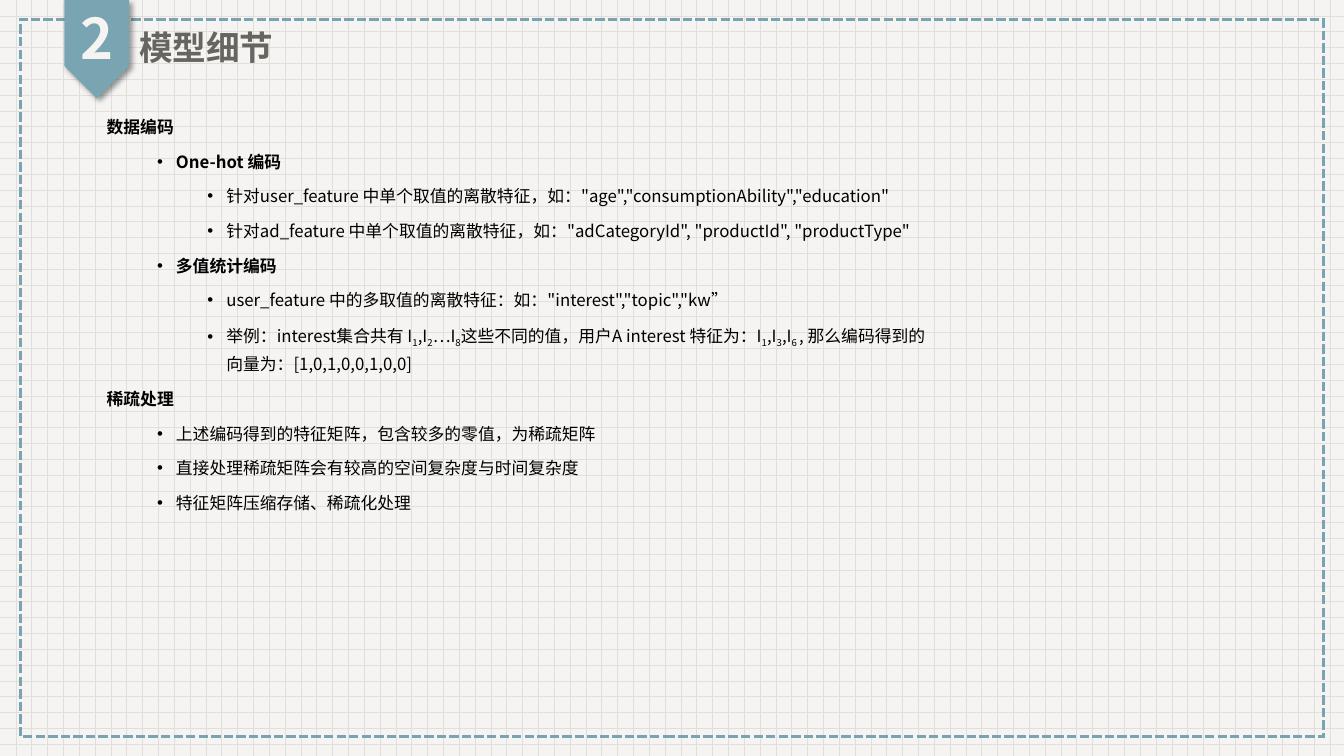
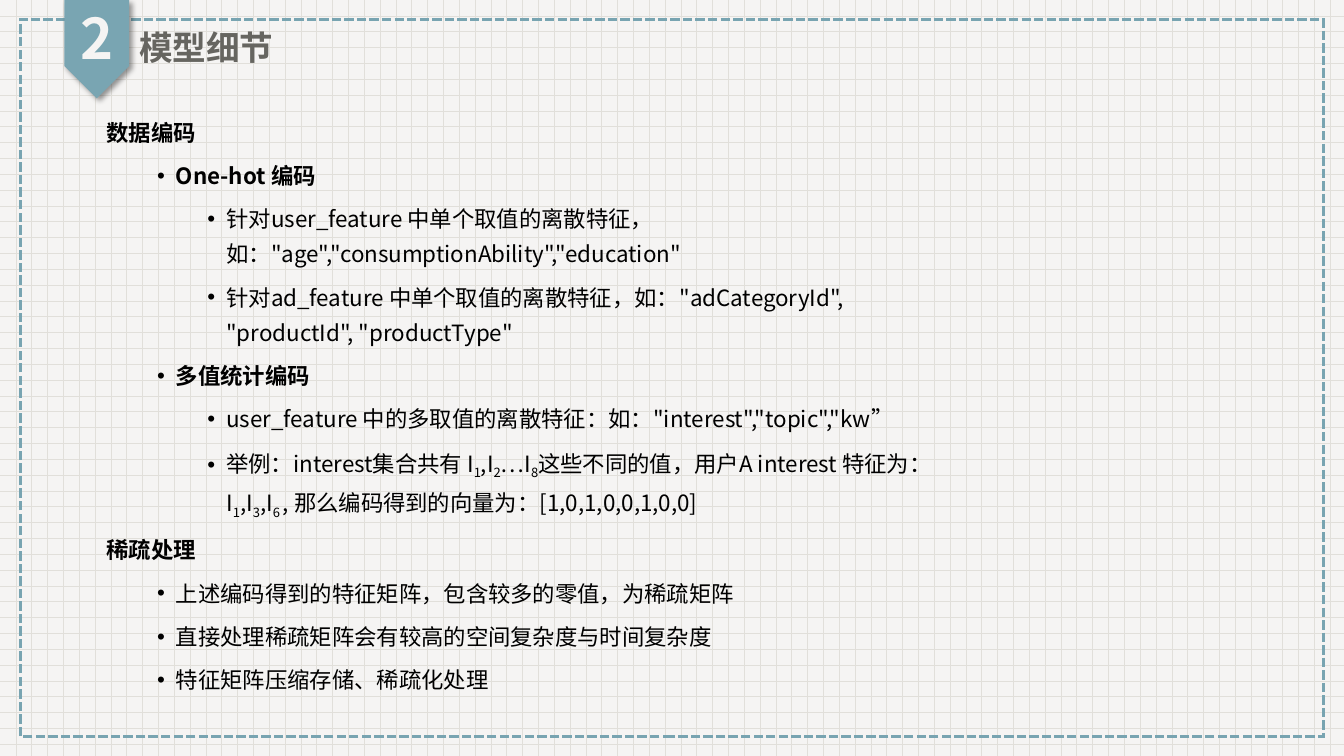
Before and after one commit to HannanKan/DM-Class-Project, a slide deck: slide 6 of resources/ppts/第3次.pptx. Drawn at 1344x756 pixels with LibreOffice and Linux fonts; fonts in the diff are those of the drawing. Boxes give left, top, right and bottom in pixels: in the first picture for what was removed or moved away, otherwise in the second. Text is boxed around its words. In the diff, an @@ line names an element or a change of style, - is before the commit and + after.

```diff
--- a/resources/ppts/第3次.pptx
+++ b/resources/ppts/第3次.pptx
@@ text "数据编码" at (107,118,931,690): size 12 to 16 pt @@
```
Also in this commit, not shown: 7 other slides changed, 46 other files.
